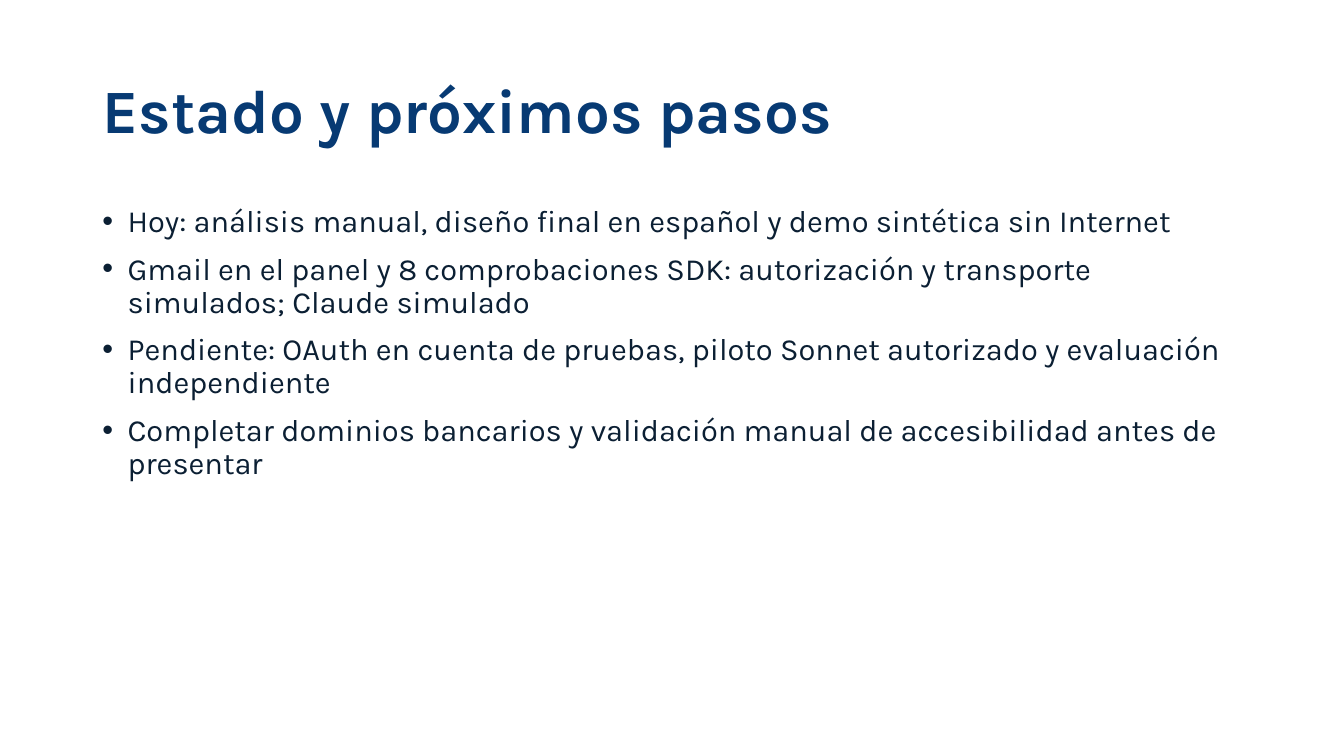
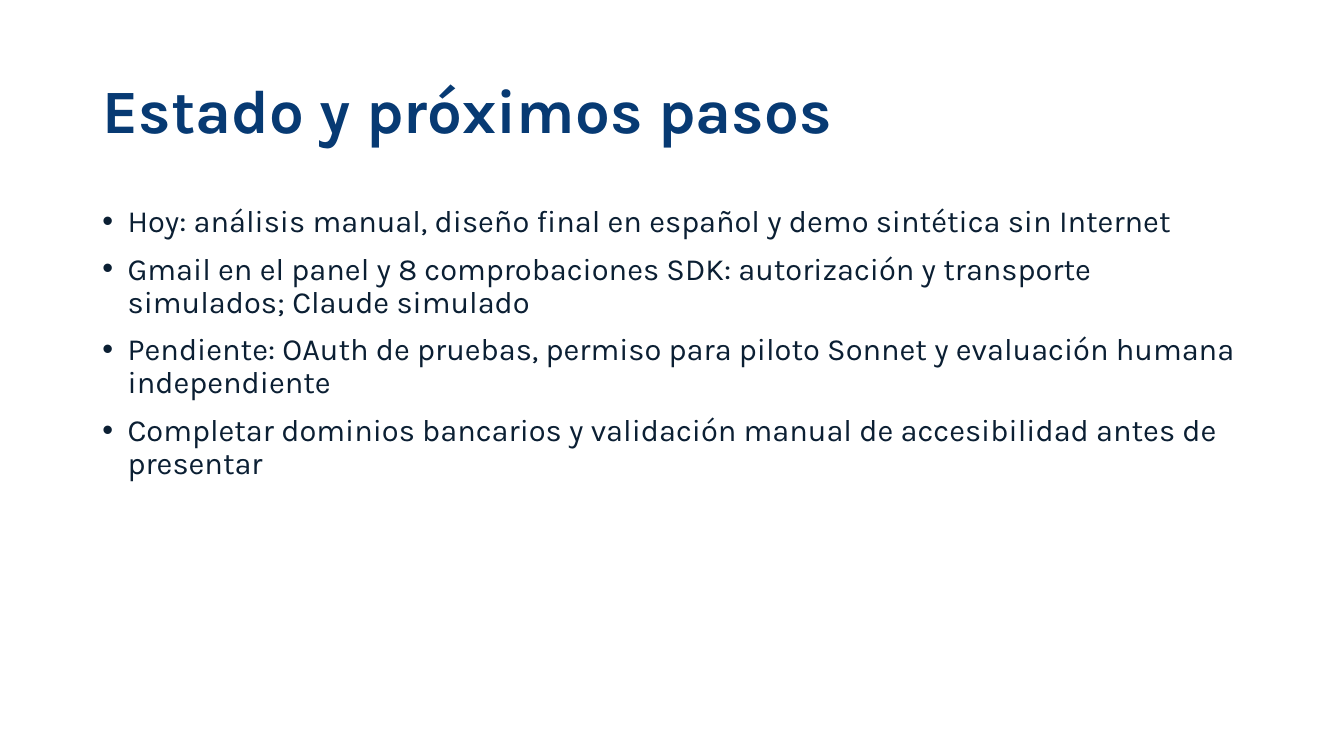
Before and after one commit to diegoalmajano/hackaton-finance-antifraude, a slide deck: slide 11 of docs/entrega/Presentacion_Asistente_Antifraude.pptx. Drawn at 1344x756 pixels with LibreOffice and Linux fonts; fonts in the diff are those of the drawing. Boxes give left, top, right and bottom in pixels: in the first picture for what was removed or moved away, otherwise in the second. Text is boxed around its words. In the diff, an @@ line names an element or a change of style, - is before the commit and + after.

```diff
--- a/docs/entrega/Presentacion_Asistente_Antifraude.pptx
+++ b/docs/entrega/Presentacion_Asistente_Antifraude.pptx
@@ text at [128, 336, 1234, 401]: text changed @@
-• Pendiente: OAuth en cuenta de pruebas, piloto Sonnet autorizado y evaluación independiente
+• Pendiente: OAuth de pruebas, permiso para piloto Sonnet y evaluación humana independiente
```
Also in this commit, not shown: 3 other slides changed, 25 other files.
